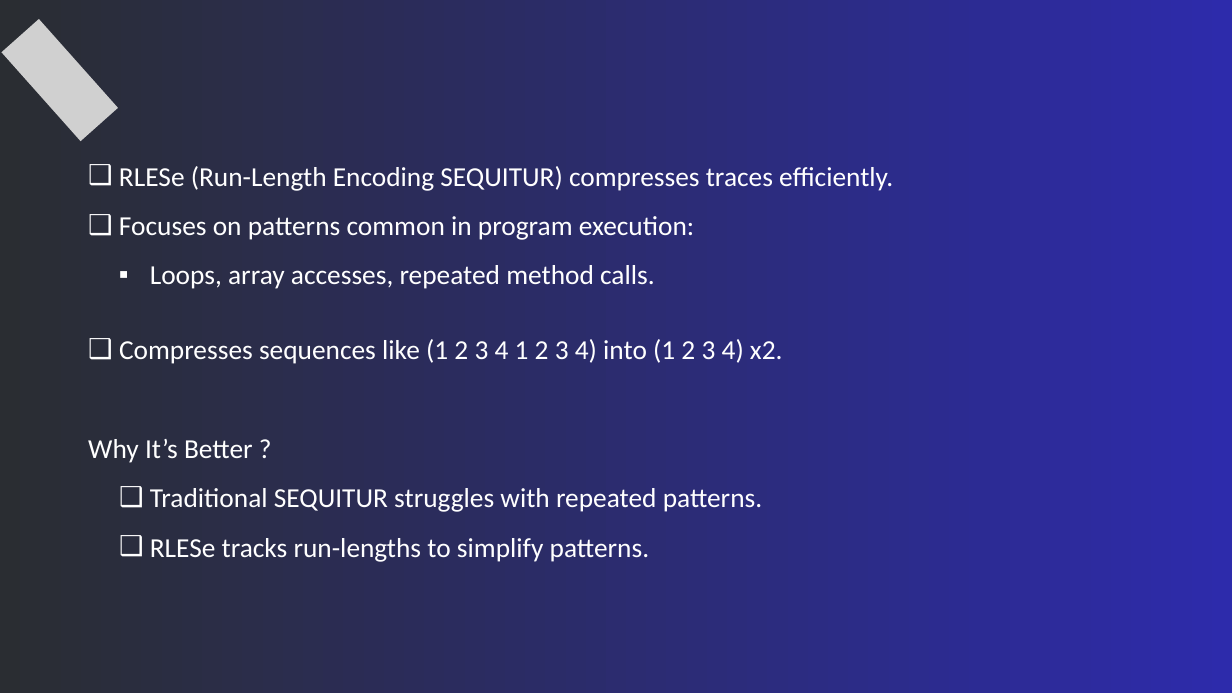
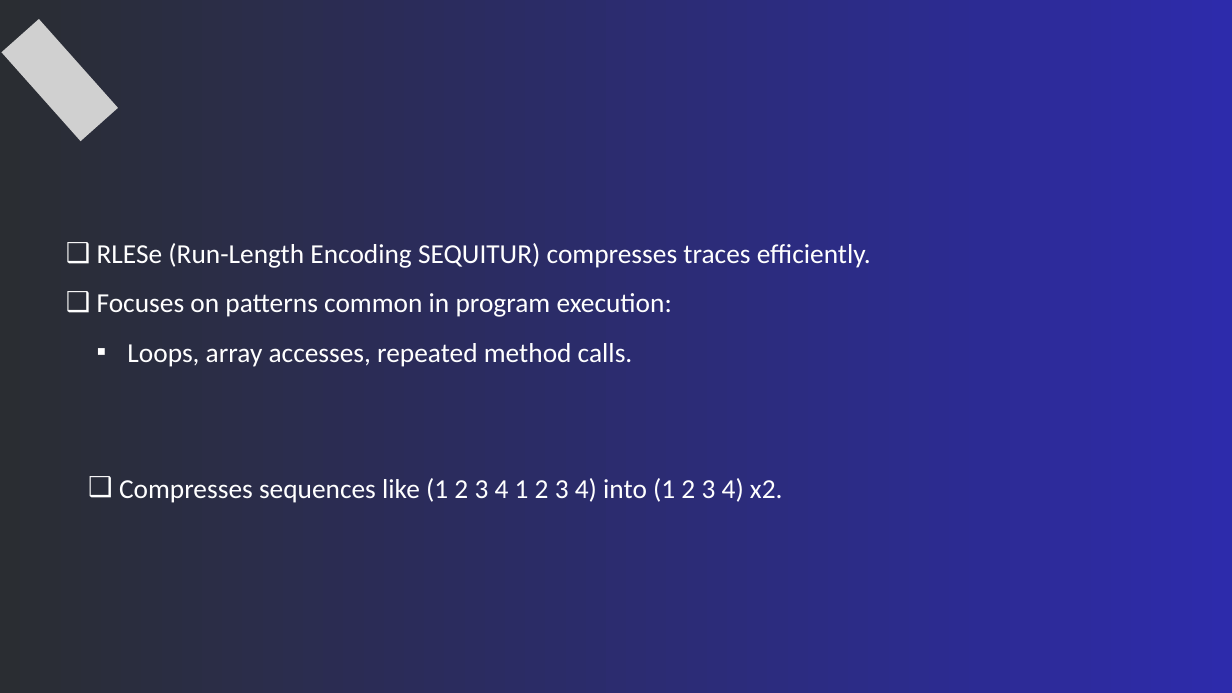
Before and after one commit to soen691winter2025/paperpresentationslides-Shine-23, a slide deck: slide 8 of Using Compressed Bytecode Traces for Slicing Java Programs.pptx. Drawn at 1232x693 pixels with LibreOffice and Linux fonts; fonts in the diff are those of the drawing; grey boxes stand for pictures. Boxes give left, top, right and bottom in pixels: in the first picture for what was removed or moved away, otherwise in the second. Text is boxed around its words. In the diff, an @@ line names an element or a change of style, - is before the commit and + after.

Commit message:
++added

```diff
--- a/Using Compressed Bytecode Traces for Slicing Java Programs.pptx
+++ b/Using Compressed Bytecode Traces for Slicing Java Programs.pptx
@@ text "RLESe (Run-Length Encoding SEQUITUR) compresses ...": place and size @@
-text "RLESe (Run-Length Encoding SEQUITUR) compresses ..." at [119,166,893,289]
+text "RLESe (Run-Length Encoding SEQUITUR) compresses ..." at [97,243,871,367]
@@ text at [88,439,762,562]: paragraphs removed @@
-Why It’s Better ?
-  ❑ Traditional SEQUITUR struggles with repeated patterns.
-  ❑ RLESe tracks run-lengths to simplify patterns.
@@ text "Compresses sequences like (1 2 ...": place and size @@
-text "Compresses sequences like (1 2 ..." at [88,339,783,562]
+text "Compresses sequences like (1 2 ..." at [119,478,783,503]
```
Also in this commit, not shown: 2 other slides changed.
